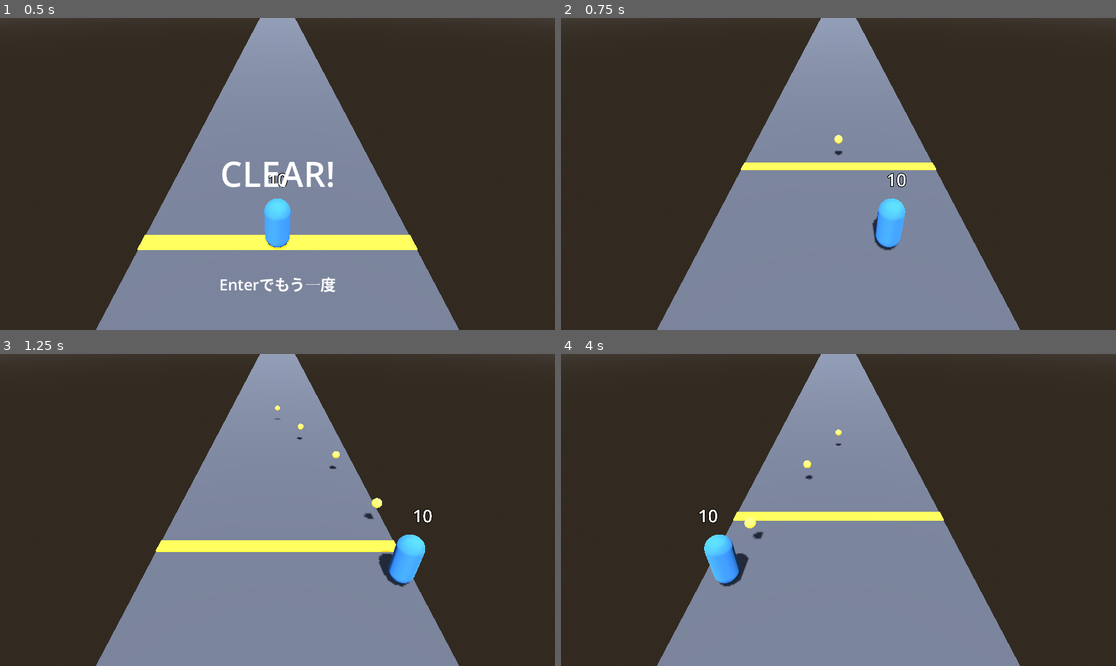
Above: before the commit, frames 1-4 (two rows, left to right).
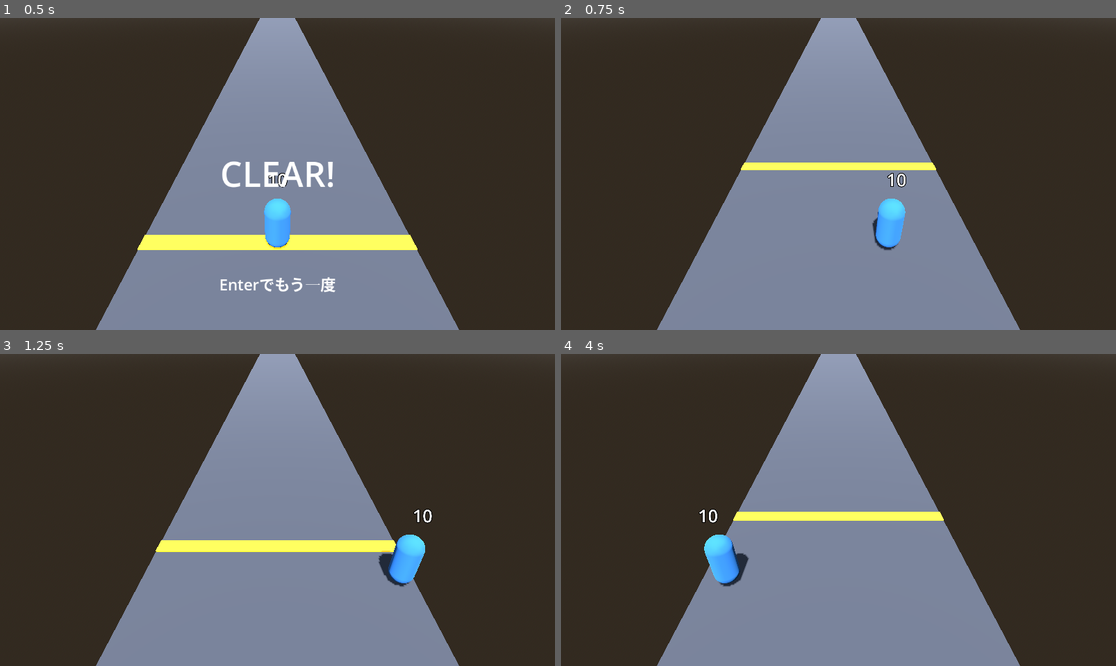
Above: after the commit, the same moments.

Repository: shuhei0916/music-shooter
Game: Godot game, scene res://scenes/main.tscn
Same seed, same stepped clock (60 frames per second), same inputs: the game is played once before the commit and once after it. Sound files missing from this copy of the repository are replaced by a short silence.
Inputs (mouse positions are in pixels of both pictures, inside the frame that each line leads up to):
- Up to frame 1 (0.5 s): no input
- Up to frame 2 (0.75 s): tap Enter (ui_accept) at 0.5 s; move the mouse to (960, 158) at 0.52 s; hold D (move_right) from 0.53 s (still down); hold Shift from 0.53 s (still down); click (960, 158) at 0.67 s
- Up to frame 3 (1.25 s): keep holding D (move_right); keep holding Shift; tap Enter (ui_accept) at 0.77 s
- Up to frame 4 (4 s): release D (move_right) at 1.25 s; release Shift at 1.25 s; drag from (727, 525) to (810, 572) at 1.27 s; move the mouse to (894, 441) at 2.02 s; hold D (move_right) 2.03-2.75 s; tap Ctrl at 2.1 s; drag from (810, 572) to (672, 463) at 2.77 s; tap Enter (ui_accept) at 3.5, 3.77 s; move the mouse to (1005, 556) at 3.52 s; hold A (move_left) from 3.53 s (still down); tap Alt at 3.6 s

Frame 1 is identical in both runs. In frame 2, less than 0.1% of the frame differs, in the area x 49-58%, y 37-64%; in frame 3, 0.1%; in frame 4, 0.2%, in the area x 33-51%, y 24-60%.

Commit message:
feat: プレイヤーは曲の時刻を受け取り、連射の段階に応じた拍ごとに弾を撃つ
Co-Authored-By: Claude Opus 5.5 <noreply@anthropic.com>

Diff:
--- a/scripts/player.gd
+++ b/scripts/player.gd
@@ -6,14 +6,14 @@
 @export var start_hp := 10
 @export var side_speed := 8.0
 @export var road_half_width := 4.0
-@export var fire_interval := 0.2
 
 var stats: PlayerStats
 var health: Health:
 	get:
 		return stats.health
 var _steering: Steering
-var _fire_cooldown := 0.0
+## 時刻 0 ちょうどの拍でも撃てるよう、最初は 0 より少し前にしておく
+var _last_shot_check := -0.001
 
 @onready var _hp_label: Label3D = $HpLabel
 
@@ -27,10 +27,13 @@
 	var axis := Input.get_axis("move_left", "move_right")
 	position.x = _steering.next_x(position.x, axis, delta)
 	_hp_label.text = str(health.hp)
-	_fire_cooldown -= delta
-	if _fire_cooldown <= 0.0:
+
+
+## 曲の時刻を受け取り、前回から拍の線をまたいでいたら撃つ
+func shoot_on_beat(time: float, grid: BeatGrid) -> void:
+	if grid.crossed(_last_shot_check, time, stats.beats_per_shot()):
 		_fire()
-		_fire_cooldown += fire_interval
+	_last_shot_check = time
 
 
 func _fire() -> void:
--- a/test/scene/test_player.gd
+++ b/test/scene/test_player.gd
@@ -33,21 +33,42 @@
 	assert_eq(player.get_node("HpLabel").text, "15")
 
 
-func test_一定の間隔ごとに弾を撃つ():
+func _make_player_on_stage() -> Player:
 	var stage: Node3D = add_child_autofree(Node3D.new())
 	var player: Player = PlayerScene.instantiate()
-	player.fire_interval = 0.25
 	stage.add_child(player)
-	simulate(stage, 4, 0.1)
-	var bullets := stage.get_children().filter(func(n): return n is Bullet)
-	assert_eq(bullets.size(), 2)
+	return player
+
+
+func _bullets_of(player: Player) -> Array:
+	return player.get_parent().get_children().filter(func(n): return n is Bullet)
+
+
+func test_拍ごとに弾を撃つ():
+	var player := _make_player_on_stage()
+	var grid := BeatGrid.new(120.0)
+	for time in [0.0, 0.25, 0.5, 0.75, 1.0]:
+		player.shoot_on_beat(time, grid)
+	assert_eq(_bullets_of(player).size(), 3)
+
+
+func test_連射の段階が上がると半拍ごとに撃つ():
+	var player := _make_player_on_stage()
+	player.stats.fire_level = 1
+	var grid := BeatGrid.new(120.0)
+	for time in [0.0, 0.25, 0.5, 0.75, 1.0]:
+		player.shoot_on_beat(time, grid)
+	assert_eq(_bullets_of(player).size(), 5)
+
+
+func test_時間がたつだけでは弾を撃たない():
+	var player := _make_player_on_stage()
+	simulate(player.get_parent(), 5, 0.1)
+	assert_eq(_bullets_of(player).size(), 0)
 
 
 func test_撃った弾は今の威力を持つ():
-	var stage: Node3D = add_child_autofree(Node3D.new())
-	var player: Player = PlayerScene.instantiate()
-	stage.add_child(player)
+	var player := _make_player_on_stage()
 	player.stats.power = 4
-	simulate(stage, 1, 0.1)
-	var bullets := stage.get_children().filter(func(n): return n is Bullet)
-	assert_eq(bullets[0].damage, 4)
+	player.shoot_on_beat(0.0, BeatGrid.new(120.0))
+	assert_eq(_bullets_of(player)[0].damage, 4)
